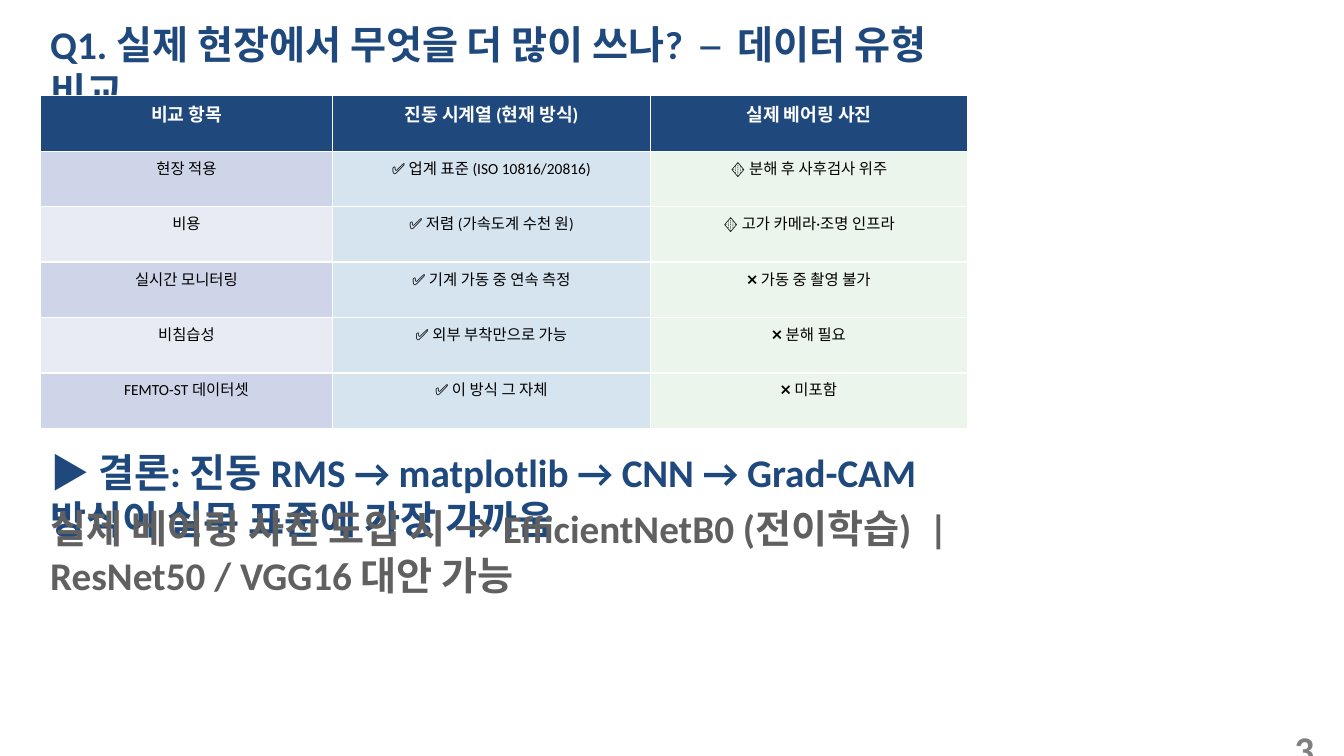
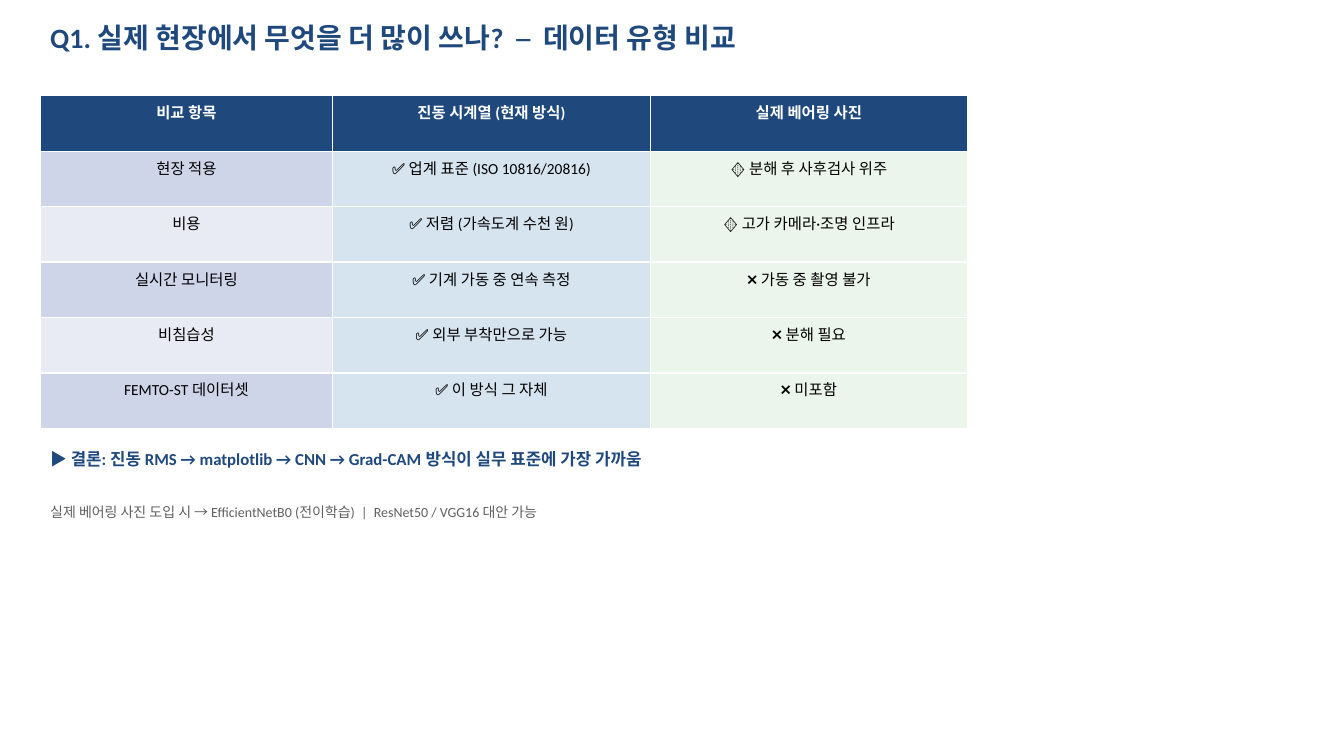
Before and after one commit to vapsnamheo-dev/AISOURCE, a slide deck: slide 3 of Homework/DL_FactoryAutomation/산출물/딥러닝_FEMTO_RUL_발표자료_v2.pptx. Drawn at 1344x756 pixels with LibreOffice and Linux fonts; fonts in the diff are those of the drawing. Boxes give left, top, right and bottom in pixels: in the first picture for what was removed or moved away, otherwise in the second. Text is boxed around its words. In the diff, an @@ line names an element or a change of style, - is before the commit and + after.

```diff
--- a/Homework/DL_FactoryAutomation/산출물/딥러닝_FEMTO_RUL_발표자료_v2.pptx
+++ b/Homework/DL_FactoryAutomation/산출물/딥러닝_FEMTO_RUL_발표자료_v2.pptx
@@ text "Q1. 실제 현장에서 무엇을 더 ..." at <box>50,24,737,52</box>: size 28 to 20 pt @@
@@ table at <box>40,96,968,429</box> @@
@@ size 13 to 11 pt in "비교 항목", "진동 시계열 (현재 방식)", "실제 베어링 사진" @@
@@ text "▶ 결론: 진동 RMS → ..." at <box>71,451,641,468</box>: size 28 to 12 pt @@
@@ text "실제 베어링 사진 도입 시 ..." at <box>50,505,537,519</box>: size 28 to 10 pt, bold off @@
@@ text removed at <box>1245,721,1325,749</box> @@
-3
```
Also in this commit, not shown: 13 other slides changed, 5 slides removed, 2 other files.
